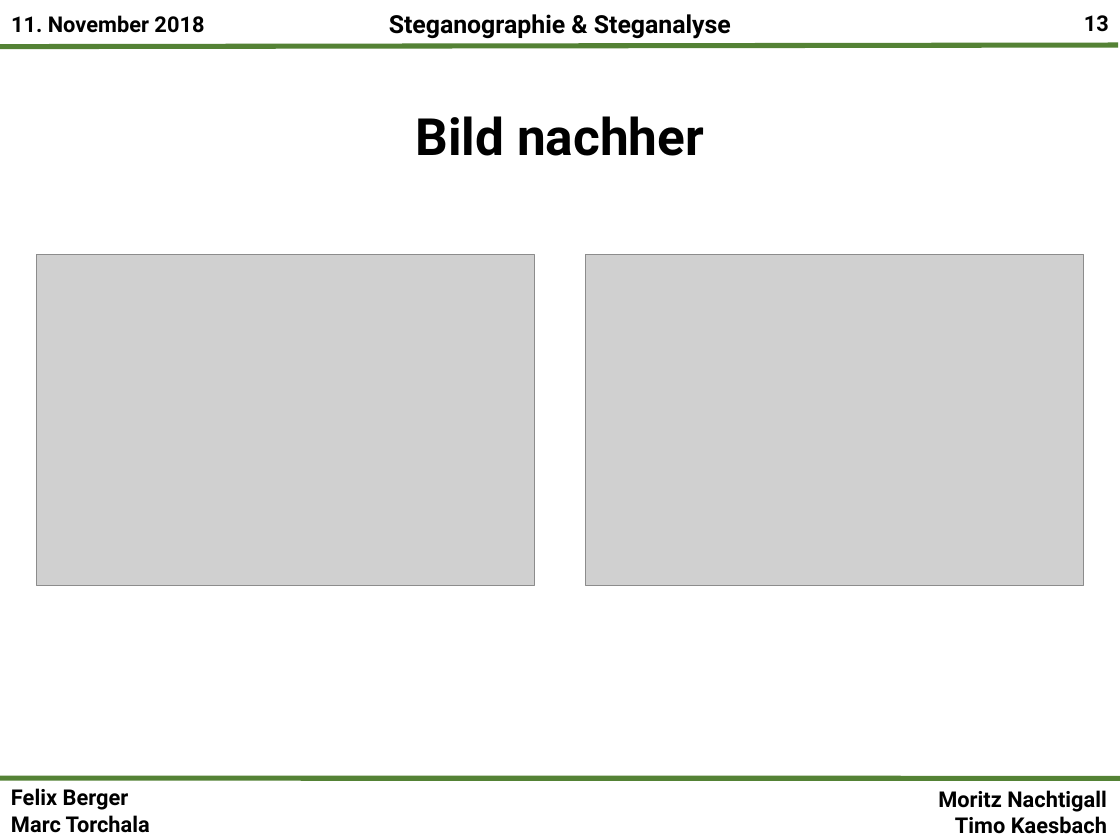
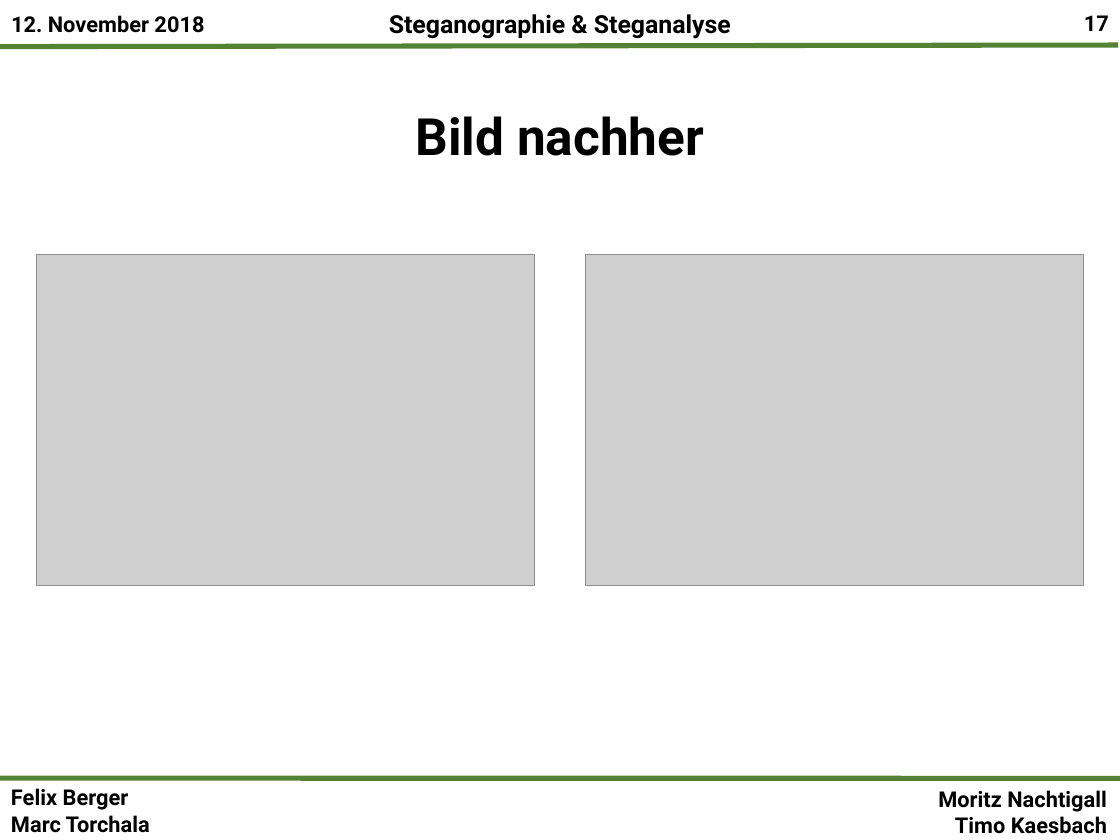
Before and after one commit to mtorchala/SteganographieSteganalyse, a slide deck: slide 17 of Präsentationen/Steganographie&Steganalyse_Gesamtpräsentation.pptx (slide 13 before the commit). Drawn at 1120x840 pixels with LibreOffice and Linux fonts; fonts in the diff are those of the drawing; grey boxes stand for pictures; background and template pictures are left out. Boxes give left, top, right and bottom in pixels: in the first picture for what was removed or moved away, otherwise in the second. Text is boxed around its words. In the diff, an @@ line names an element or a change of style, - is before the commit and + after.

```diff
--- a/Präsentationen/Steganographie&Steganalyse_Gesamtpräsentation.pptx
+++ b/Präsentationen/Steganographie&Steganalyse_Gesamtpräsentation.pptx
@@ text at [11, 15, 204, 33]: text changed @@
-11. November 2018
+12. November 2018
@@ page number at [1084, 15, 1109, 31]: text changed @@
-13
+17
```
Also in this commit, not shown: 15 other slides changed, 4 slides added, 1 other file.
